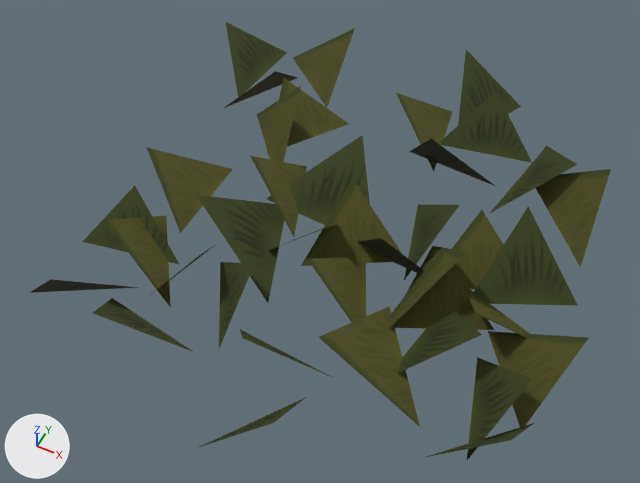
One commit to the glTF model docs/assets/models/decor/dec_Ground_Grass_08_30245.glb: the scene before it, then after it.
One viewpoint serves both versions: a camera (50 mm lens) standing at (2.92, 1.54, 2.37) and looking at (2.0, 3.39, 0.06). Every picture has the same lights, and +X, +Y and +Z are marked at lower left. The picture after the commit comes second. Where no turn or scale is listed for an object, it has been applied to the vertices.

Objects in the first picture: 'Ground_Grass_08_mesh'.
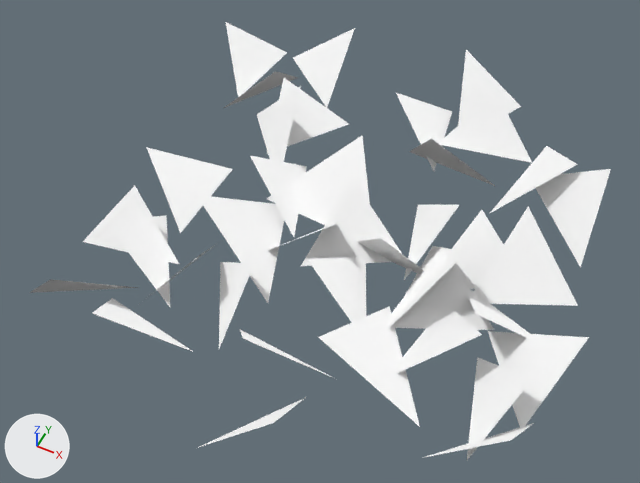
What differs and where, as boxes (x1, y1, x2, y2) in the pictures (640 x 483 px):
'Ground_Grass_08_mesh', recoloured (lighter): (29, 22, 611, 460) in both

The change, as a diff of the scene's bpy script:
```diff
--- a/docs/assets/models/decor/dec_Ground_Grass_08_30245.glb.py
+++ b/docs/assets/models/decor/dec_Ground_Grass_08_30245.glb.py
@@ mat_jungle_cutout @@
+mat_jungle_cutout = principled_material('jungle_cutout')
+mat_jungle_cutout.base_color = (1.0, 1.0, 1.0)  # white #ffffff
+mat_jungle_cutout.roughness = 0.9
@@ me_ground_grass_08 @@
 me_ground_grass_08.from_pydata(...)  # 114 vertices, 38 faces; spans x -0.85..0.95, y -1.17..0.78, z 0.0..0.28
-me_ground_grass_08.materials.append(mat_jungle_mat_decorations_cutout)
+me_ground_grass_08.materials.append(mat_jungle_cutout)  # white #ffffff
```
